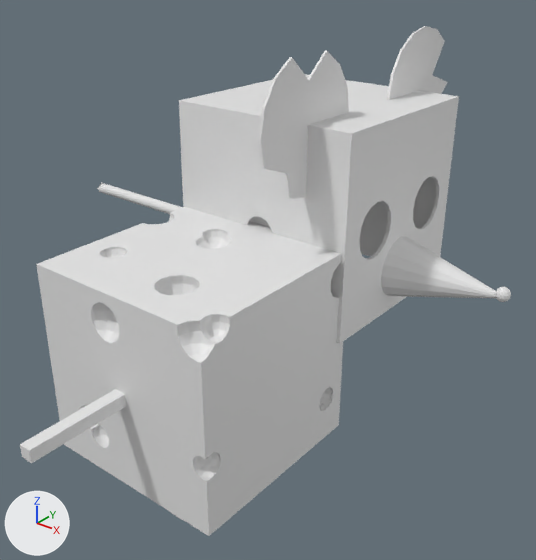
Renders of the FBX model Assets/Art/Models/Character/FBX_Character_Cheese.fbx from each side of a commit.
Both versions are drawn from a 50 mm lens placed at (0.0329, -0.0332, 0.0416), pointed at (-0.0008, 0.009, 0.0154). Arrows for +X, +Y and +Z are at lower left; the lights stay in place. Where no turn or scale is listed for an object, it has been applied to the vertices.

Names of what the first picture shows: 'FBX_Character_Cheese', 'FBX_Cheese_Mouse'.
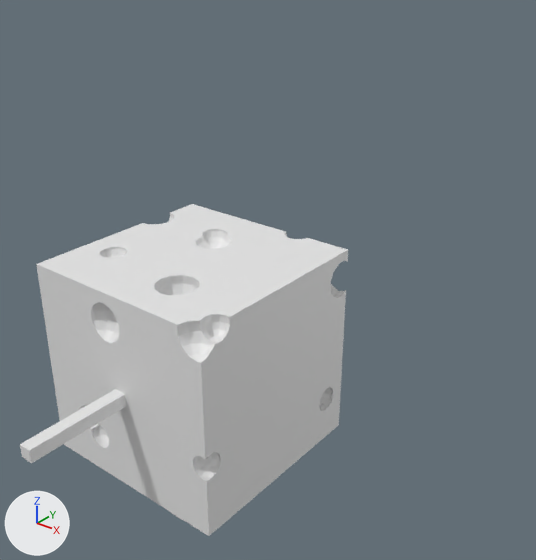
Where the newer file only moved an object's origin or applied its transform, the numbers keep the older frame.

Diff of the bpy script that builds the scene:
```diff
--- a/Assets/Art/Models/Character/FBX_Character_Cheese.fbx.py
+++ b/Assets/Art/Models/Character/FBX_Character_Cheese.fbx.py
@@ ob_fbx_cheese_mouse @@
-ob_fbx_cheese_mouse = bpy.data.objects.new('FBX_Cheese_Mouse', me_cube)
-ob_fbx_cheese_mouse.location = (0.00005, 0.01424, 0.00705)
```

Boxes [x1, y1, x2, y2] around the edits, measured in the pictures (536 x 560 px):
'FBX_Cheese_Mouse', deleted: before [97, 26, 511, 344]
